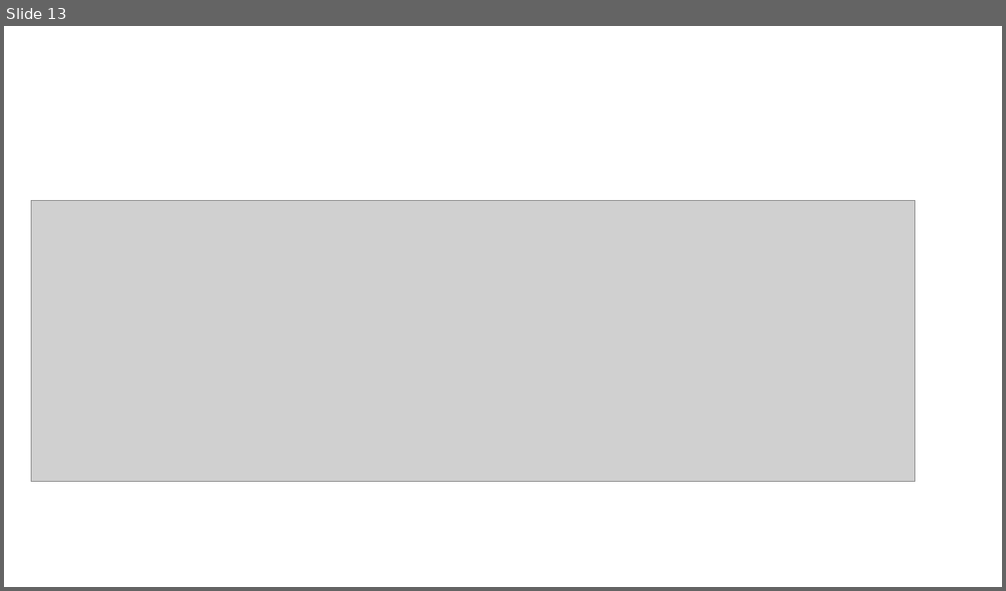
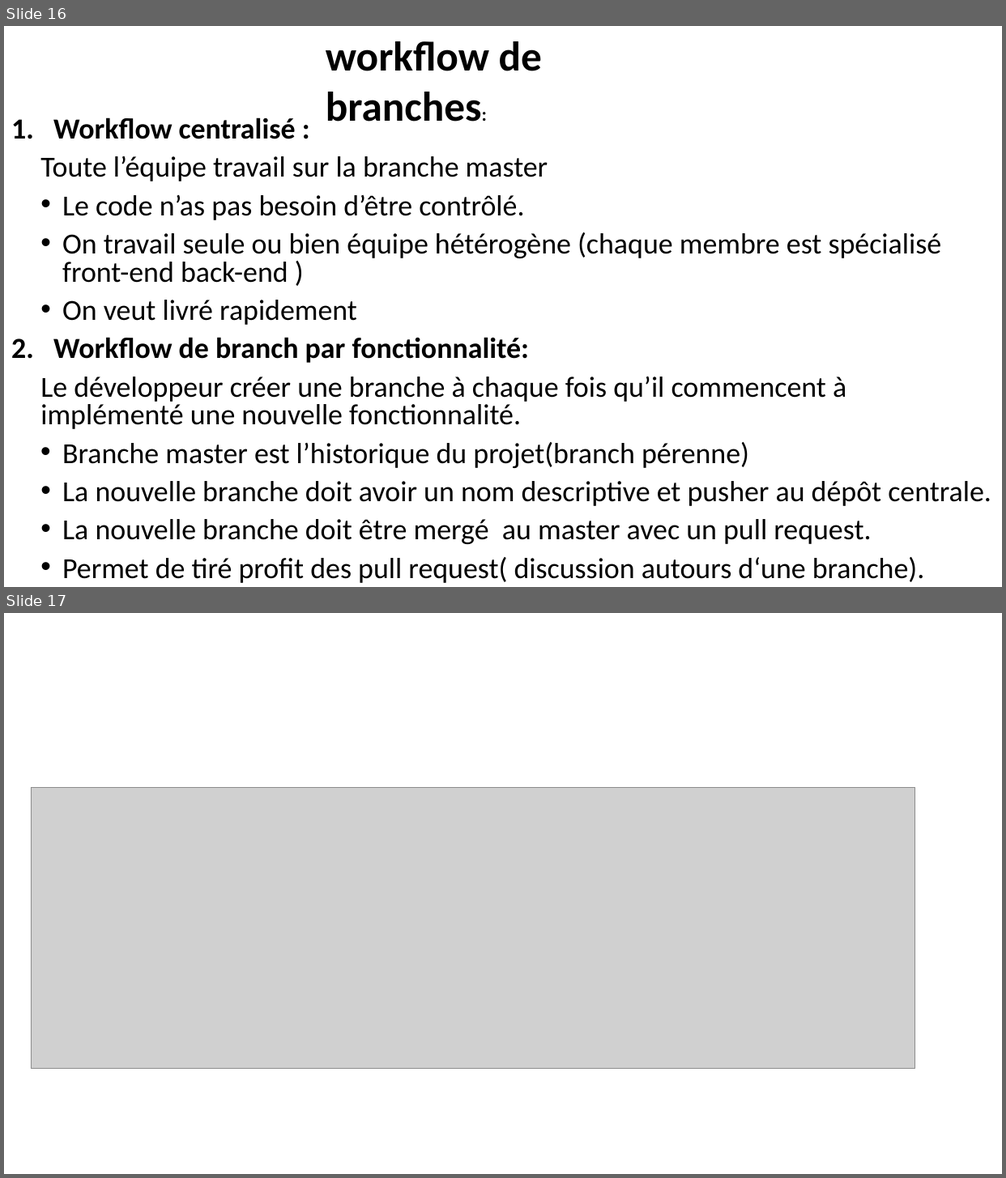
Before and after one commit to belakebiboussad/form, a slide deck: Formation Git.pptx. Shown one above the other, each under a label of ours: slide 13 before the commit, slides 16 and 17 after it. The pictures are 1006x591 and 1006x1178 pixels, drawn with LibreOffice and Linux fonts; fonts in the diff are those of the drawing; grey boxes stand for pictures. Boxes give left, top, right and bottom in pixels: in the first picture for what was removed or moved away, otherwise in the second. Text is boxed around its words. In the diff, an @@ line names an element or a change of style, - is before the commit and + after.

```diff
--- a/Formation Git.pptx
+++ b/Formation Git.pptx
@@ slide 16 added at (4, 26, 1002, 587), background #FFFFFF @@
@@ text added at (326, 41, 542, 122), 40 pt, text #000000, bold @@
+workflow de branches:
@@ text added at (40, 118, 991, 583), 28 pt, text #000000 @@
+1. Workflow centralisé :
+Toute l’équipe travail sur la branche master
+• Le code n’as pas besoin d’être contrôlé.
+• On travail seule ou bien équipe hétérogène (chaque membre est spécialisé front-end back-end )
+• On veut livré rapidement
+2. Workflow de branch par fonctionnalité:
+Le développeur créer une branche à chaque fois qu’il commencent à implémenté une nouvelle fonctionnalité.
+• Branche master est l’historique du projet(branch pérenne)
+• La nouvelle branche doit avoir un nom descriptive et pusher au dépôt centrale.
+• La nouvelle branche doit être mergé au master avec un pull request.
+• Permet de tiré profit des pull request( discussion autours d‘une branche).
@@ what was slide 13 is now slide 17 @@
```
Also in this commit, not shown: 18 slides changed, 2 other slides added, 2 other files.
